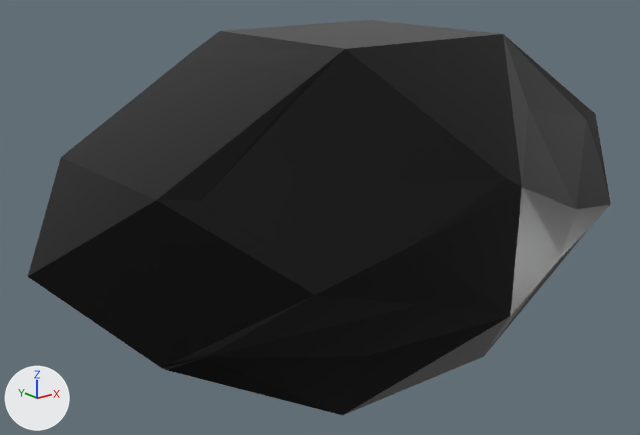
Before and after pictures for a commit that changed the glTF model public/glb/meteor_blue_silence_crystal_02.glb.
One viewpoint serves both versions: a 50 mm lens placed at (-6.806, -13.265, 1.032), pointed at (-5.31, -11.395, 0.284). Every picture has the same lights, and +X, +Y and +Z are marked at lower left. The older version comes first.
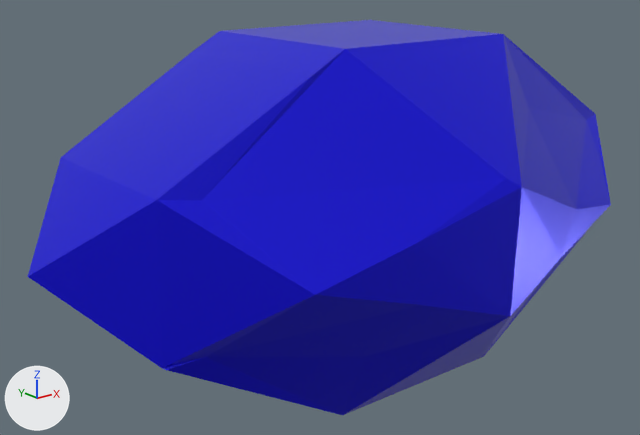
The newer file is also turned or shifted as a whole; pictures and numbers use the older file's frame.

Location of each change, (x1, y1, x2, y2) in pixels of the pictures (640 x 435 px):
'Mesh1.016', recoloured (black to blue): (28, 20, 611, 415) in both

Patch to the scene script:
```diff
--- a/public/glb/meteor_blue_silence_crystal_02.glb.py
+++ b/public/glb/meteor_blue_silence_crystal_02.glb.py
@@ mat_materiał_004 @@
+mat_materiał_004 = bpy.data.materials.new('Materiał.004')
+# colours: blue #0a02e7
+# uses the picture img_emission
@@ me_mesh1_018 @@
 me_mesh1_018.from_pydata(...)  # 67 vertices, 129 faces; spans x -0.95..0.95, y -0.57..0.57, z -0.47..0.47
-me_mesh1_018.materials.append(mat_materiał_001)
+me_mesh1_018.materials.append(mat_materiał_004)
```
